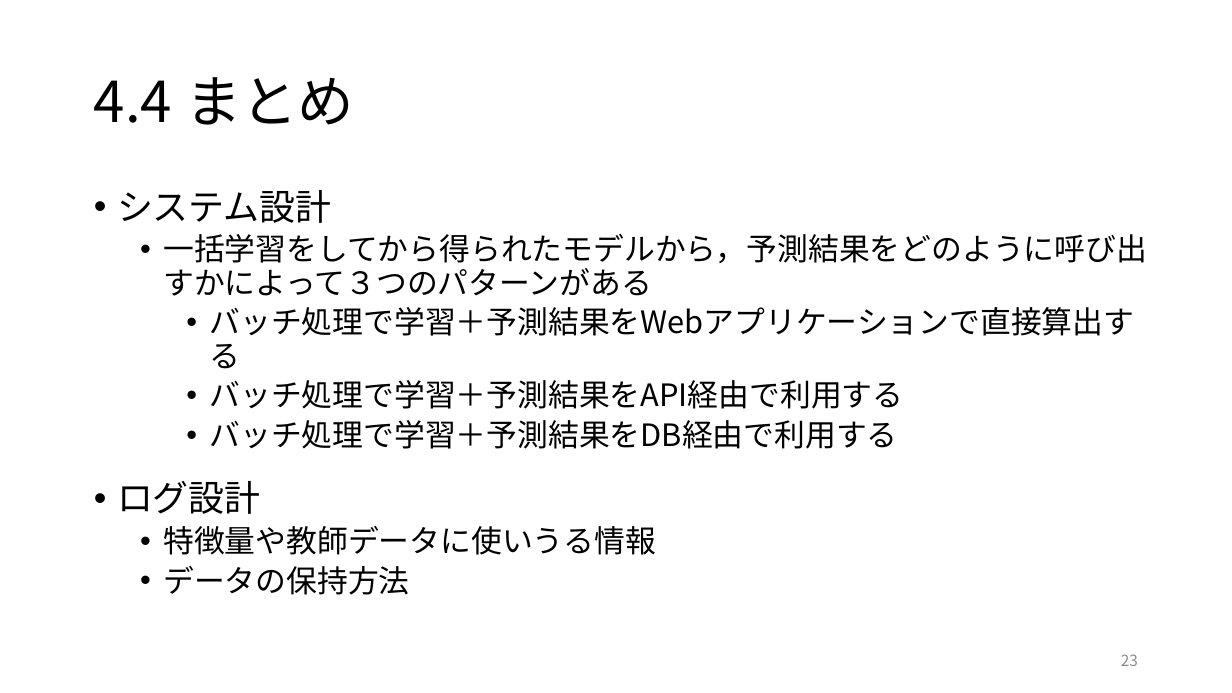
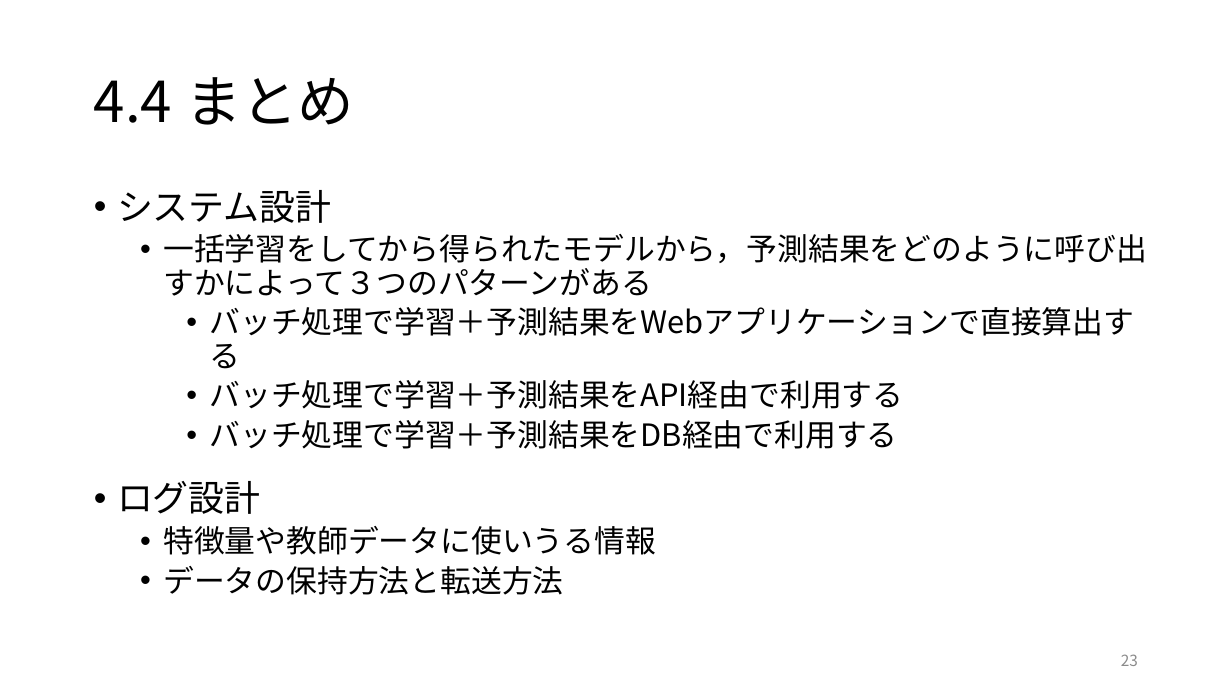
Before and after one commit to ryosuke-ku/Rinko, a slide deck: slide 23 of 仕事ではじめる機械学習第4章.pptx. Drawn at 1232x693 pixels with LibreOffice and Linux fonts; fonts in the diff are those of the drawing. Boxes give left, top, right and bottom in pixels: in the first picture for what was removed or moved away, otherwise in the second. Text is boxed around its words. In the diff, an @@ line names an element or a change of style, - is before the commit and + after.

```diff
--- a/仕事ではじめる機械学習第4章.pptx
+++ b/仕事ではじめる機械学習第4章.pptx
@@ text at <box>163,566,563,595</box>: text changed @@
-  • データの保持方法
+  • データの保持方法と転送方法
```
Also in this commit, not shown: 3 other slides changed, 1 slide added, 2 other files.
